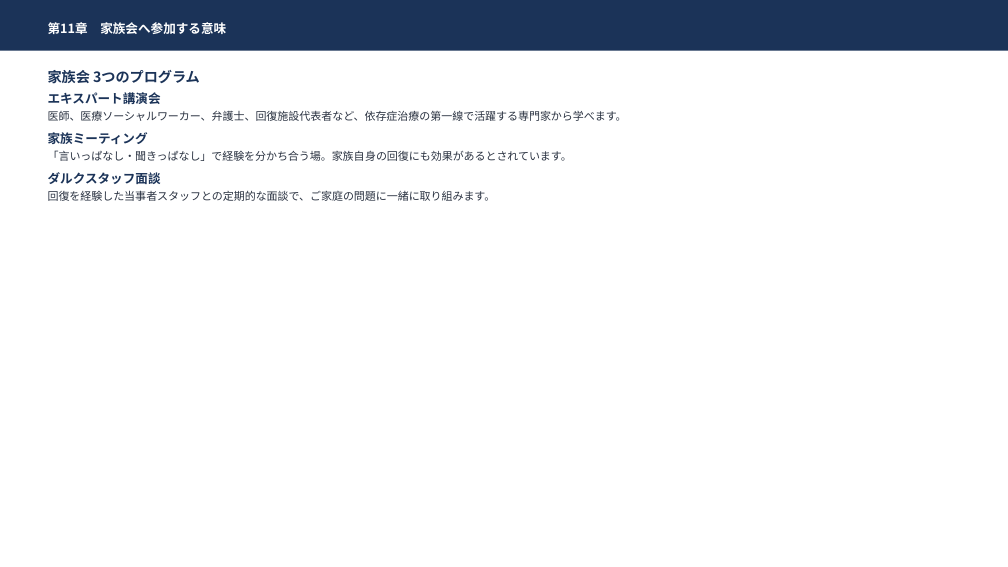
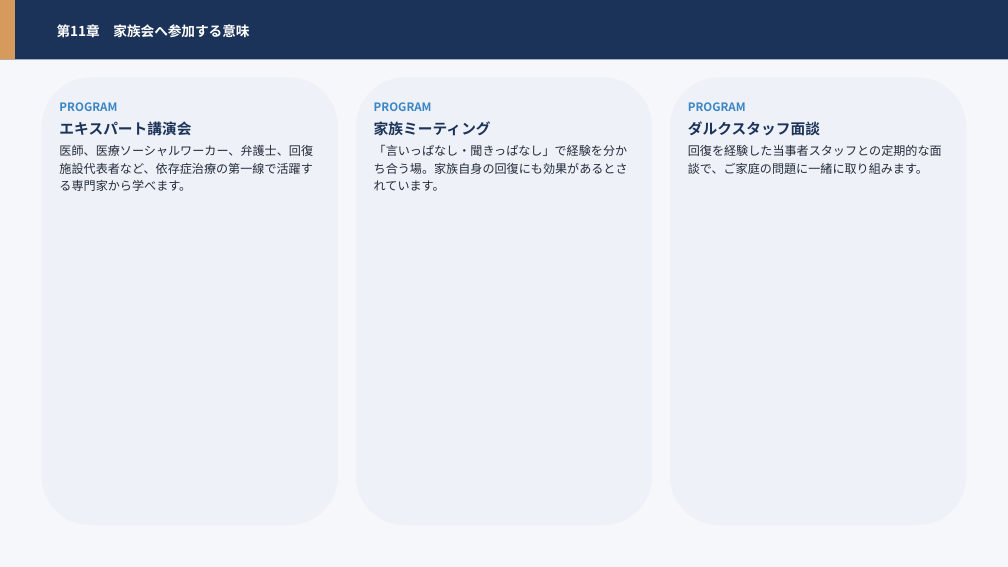
Before and after one commit to hiderock84-sys/darca, a slide deck: slide 72 of public/manual.pptx (slide 55 before the commit). Drawn at 1008x567 pixels with LibreOffice and Linux fonts; fonts in the diff are those of the drawing. Boxes give left, top, right and bottom in pixels: in the first picture for what was removed or moved away, otherwise in the second. Text is boxed around its words. In the diff, an @@ line names an element or a change of style, - is before the commit and + after.

```diff
--- a/public/manual.pptx
+++ b/public/manual.pptx
@@ rectangle: place and size @@
-rectangle at [0,0,1008,51]
+rectangle at [0,0,1008,60]
@@ rectangle added at [0,0,1008,567], fill #F5F7FB @@
@@ rectangle added at [0,0,15,60], fill #D69A5C @@
@@ text "第11章 家族会へ参加する意味": place and size @@
-text "第11章 家族会へ参加する意味" at [48,22,226,34]
+text "第11章 家族会へ参加する意味" at [57,24,249,38]
@@ text "第11章 家族会へ参加する意味" at [57,24,249,38]: size 12 to 13 pt; line spacing 1.18 to 1.2 @@
@@ rounded rectangle added at [42,77,338,526], fill #EEF1F7 @@
@@ rounded rectangle added at [356,77,653,526], fill #EEF1F7 @@
@@ rounded rectangle added at [670,77,966,526], fill #EEF1F7 @@
@@ text added at [59,102,313,191], 11.5 pt, text #242C3A @@
+PROGRAM
+エキスパート講演会
+医師、医療ソーシャルワーカー、弁護士、回復施設代表者など、依存症治療の第一線で活躍する専門家から学べます。
@@ text "PROGRAM": place and size @@
-text "PROGRAM" at [48,70,627,201]
+text "PROGRAM" at [374,102,628,191]
@@ text at [374,102,432,111]: text changed; size 10.5 to 11 pt; text colour #2B3342 to #3A86C4; bold on @@
-家族会 3つのプログラム
-エキスパート講演会
-医師、医療ソーシャルワーカー、弁護士、回復施設代表者など、依存症治療の第一線で活躍する専門家から学べます。
+PROGRAM
@@ text added at [688,102,942,174], 11.5 pt, text #242C3A @@
+PROGRAM
+ダルクスタッフ面談
+回復を経験した当事者スタッフとの定期的な面談で、ご家庭の問題に一緒に取り組みます。
@@ text at [374,121,628,191]: size 12 to 14 pt in "家族ミーティング"; size 10.5 to 11.5 pt, text colour #2B3342 to #242C3A in "「言いっぱなし・聞きっぱなし」で経験を分かち合う場。家族自身の回復にも効果があるとされています。"; line spacing 1.18 to 1.2; more space between paragraphs; less space between paragraphs @@
@@ text at [48,172,496,201]: paragraphs removed @@
-ダルクスタッフ面談
-回復を経験した当事者スタッフとの定期的な面談で、ご家庭の問題に一緒に取り組みます。
```
Also in this commit, not shown: 59 other slides changed, 21 slides added, 3 slides removed, 1 other file.
